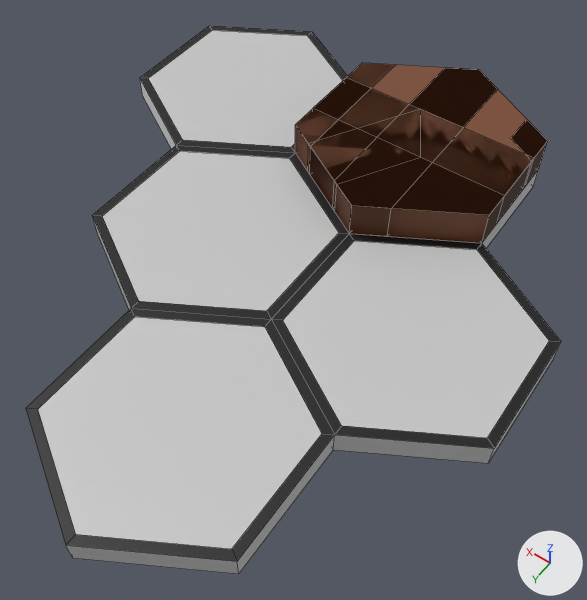
What one commit did to the Blender file models/base_game/walls/wooden_wall.blend.
One viewpoint serves both versions: a camera (50 mm lens) standing at (-2.11, 4.69, 4.58) and looking at (0.07, 1.64, -0.21). The lights are fixed; the arrows at lower right show +X, +Y and +Z. The older version comes first. Mesh edges are drawn as thin lines.

Before the edit, the objects in view are built like this:
```python
me_cylinder_001 = bpy.data.meshes.new('Cylinder.001')
me_cylinder_001.from_pydata(...)  # 91 vertices, 70 faces; spans x -1.73..2.6, y -1.0..4.0, z 0.0..0.2
me_cylinder_001.materials.append(mat_basepalette_001)  # picture img_base_palette_png_001
me_cylinder_002 = bpy.data.meshes.new('Cylinder.002')
me_cylinder_002.from_pydata(...)  # a 6-sided cylinder along z spanning x -0.87..0.87, y -1.0..1.0, z 0.0..0.3
me_cylinder_002.materials.append(mat_basepalette)  # picture img_base_palette_png_002
me_plane_007 = bpy.data.meshes.new('Plane.007')
me_plane_007.from_pydata(...)  # 8 vertices, 6 faces; spans x 0.616..0.866, y -0.644..0.644, z 0.0..0.3
me_plane_007.materials.append(mat_basepalette)  # picture img_base_palette_png_002
ob_basetile = bpy.data.objects.new('BaseTile', me_cylinder_001)
ob_basetile.location = (0.0, 0.0, -0.2)
ob_woodenwall1 = bpy.data.objects.new('WoodenWall1', me_cylinder_002)
ob_woodenwall1.location = (0.0, 0.0, 0.0)
ob_woodenwall6 = bpy.data.objects.new('WoodenWall6', me_plane_007)
ob_woodenwall6.location = (0.0, 0.0, 0.0)
# also in view: 'WoodenWall5' at (0.0, 0.0, 0.15); 'WoodenWall3' at (-0.11, 0.31, 0.15); 'WoodenWall2' at (0.0, 0.37, 0.15); 'WoodenWall4' at (-0.11, 0.37, 0.15)
```
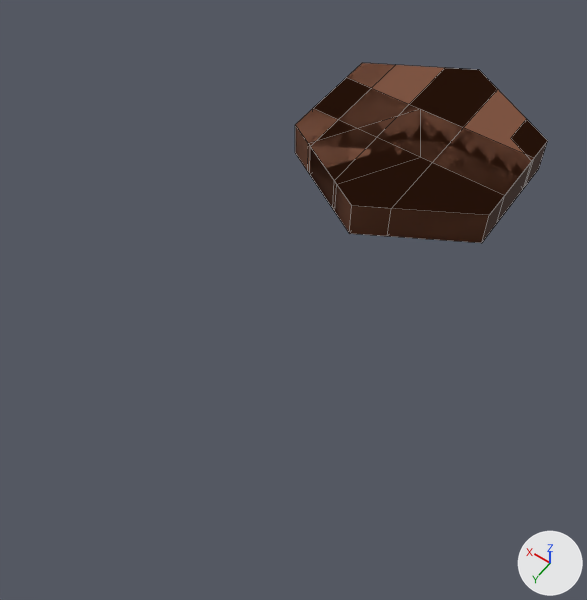
Scene script edits in JSON lines:
```json
{"op": "remove", "block": "ob_basetile", "code": ["ob_basetile = bpy.data.objects.new('BaseTile', me_cylinder_001)", "ob_basetile.location = (0.0, 0.0, -0.2)"]}
```

Changed parts and their boxes (x1, y1, x2, y2) in the pictures (587 x 600 px):
```json
{"object": "BaseTile", "change": "deleted", "before": [26, 26, 561, 574]}
```
